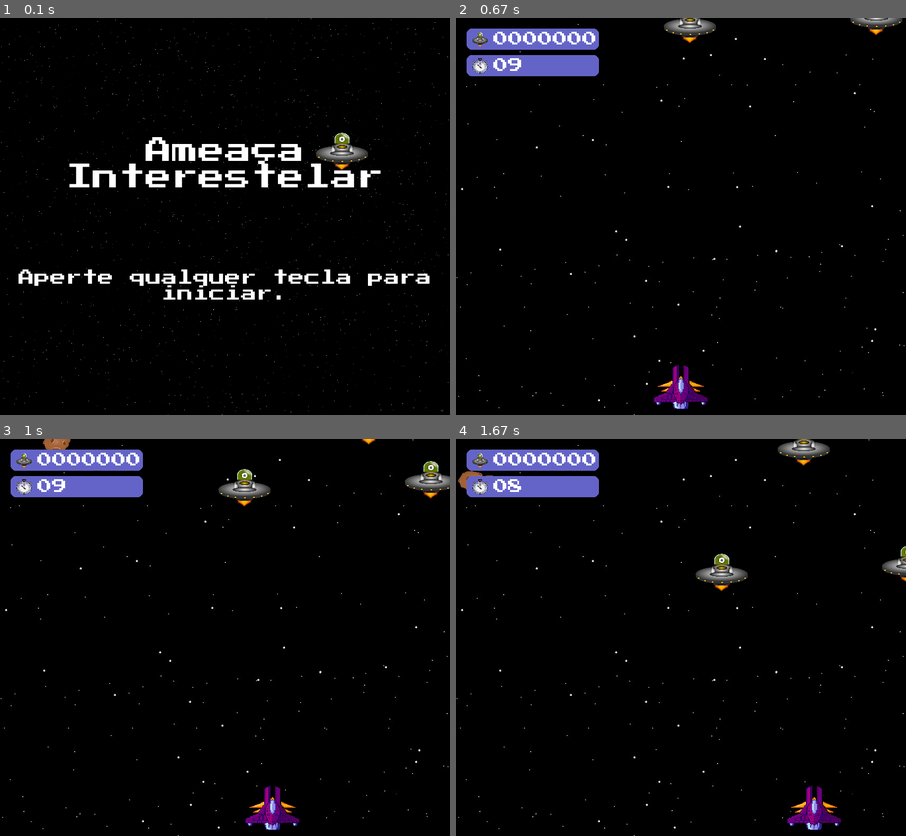
Above: before the commit, frames 1-4 (two rows, left to right).
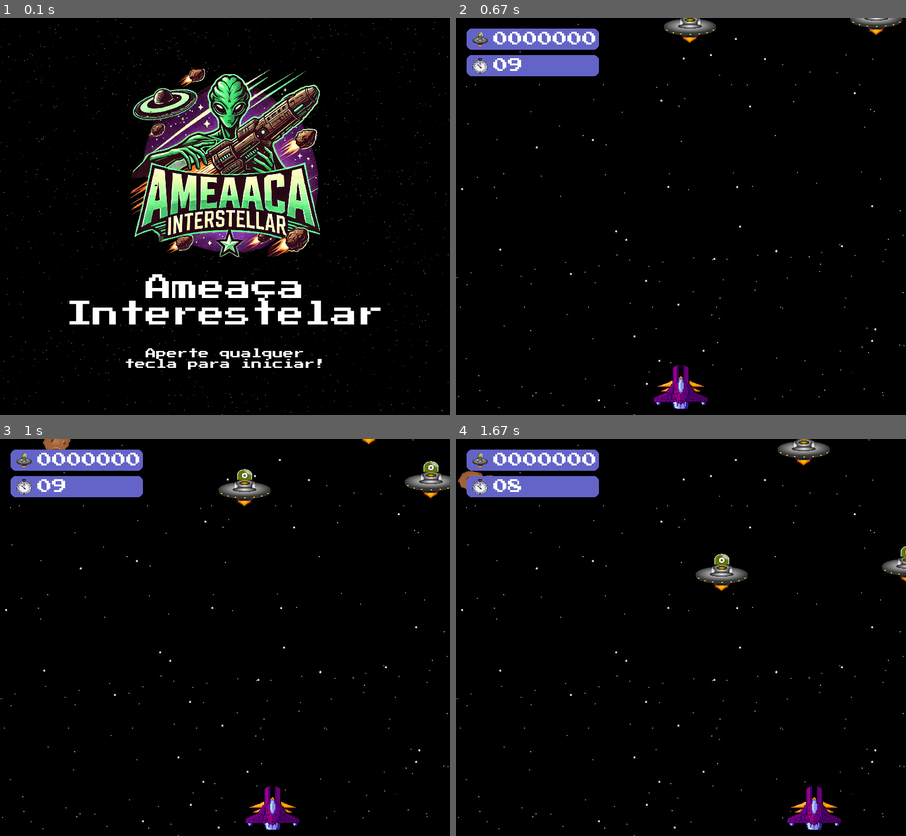
Above: after the commit, the same moments.

Repository: MicaeleGomes/Pygame
Game: pygame game, started from teste.py
Same seed, same stepped clock (60 frames per second), same inputs: the game is played once before the commit and once after it.
Inputs:
- Up to frame 1 (0.1 s): no input
- Up to frame 2 (0.67 s): tap Enter at 0.33 s
- Up to frame 3 (1 s): hold Right from 0.67 s (still down)
- Up to frame 4 (1.67 s): release Right at 1.13 s; hold Right 1.17-1.63 s

The runs differ from the first frame. In frame 1, 21% of the frame differs, in the area x 4-96%, y 12-89%; in frame 2, nothing differs; in frame 3, nothing differs; in frame 4, nothing differs.

Commit message:
Adicionando a logo principal do jogo + Ajustando posição dos textos na tela inicial.

Diff:
--- a/assets.py
+++ b/assets.py
@@ -14,9 +14,10 @@
 DESTROY_SOUND = 'destroy_sound'
 COLISAO_SOUND = 'colisao_sound'
 PEW_SOUND = 'pew_sound'
-
 TIMER_ICON_IMG = 'timer_icon'
 ALIEN_ICON_IMG = 'alien_icon'
+LOGO_PRINCIPAL = 'logo_principal'
+
 
 
 def load_assets():
@@ -31,6 +32,7 @@
     assets[BULLET_IMG] = pygame.image.load(os.path.join(IMG_DIR, 'laser.png')).convert_alpha()
     assets[METEOR_IMG] = pygame.image.load(os.path.join(IMG_DIR, 'astroid.png')).convert_alpha()
     assets[METEOR_IMG] = pygame.transform.scale(assets[METEOR_IMG], (largura_meteoro, altura_meteoro))
+    assets[LOGO_PRINCIPAL] = pygame.image.load(os.path.join(IMG_DIR, 'logo_principal.PNG')).convert_alpha()
 
     # Ícones do temporizador e do alien para o placar
     assets[TIMER_ICON_IMG] = pygame.image.load(os.path.join(IMG_DIR, 'timer_pygame.png')).convert_alpha()
--- a/init_screen.py
+++ b/init_screen.py
@@ -1,11 +1,10 @@
 import pygame
-import random
 from os import path
 import os
-import textwrap  # Para quebrar a linha do texto
+import textwrap
 
 from config import IMG_DIR, BLACK, FPS, GAME, QUIT, WIDTH, HEIGHT
-from assets import load_assets  # Importando a função load_assets
+from assets import load_assets
 from config import ALIEN_WIDTH, ALIEN_HEIGHT, largura_meteoro, altura_meteoro, SHIP_WIDTH, SHIP_HEIGHT, IMG_DIR, SND_DIR, FNT_DIR
 
 
@@ -15,43 +14,51 @@
     cor_fonte = 255, 255, 255
 
     # Carrega os assets
-    assets = load_assets()  # Carrega os recursos do jogo
+    assets = load_assets()
 
-    # Acessa a imagem de fundo carregada a partir dos assets
+    # Acessa a imagem de fundo
     background = assets['background']
     background = pygame.transform.scale(background, (WIDTH, HEIGHT))  # Ajusta o fundo ao tamanho da tela
     background_rect = background.get_rect()
 
     font_path = os.path.join('assets', 'font', 'PressStart2P-Regular.ttf')
-    font = pygame.font.Font(font_path, 30)  # Fonte para a mensagem
+    font = pygame.font.Font(font_path, 20)  # Fonte para a mensagem
     font_butbigger = pygame.font.Font(font_path, 50)  # Fonte para o título
 
     titulo = "Ameaça Interestelar"
-    texto_inicial = "Aperte qualquer tecla para iniciar."
+    texto_inicial = "Aperte qualquer tecla para iniciar!"
 
-    # Carregar a imagem que ficará ao lado de "Ameaça"
-    img_alien = assets['alien_img'] = pygame.image.load(os.path.join(IMG_DIR, 'alien.png')).convert_alpha()
-    img_alien = assets['alien_img'] = pygame.transform.scale(assets['alien_img'], (ALIEN_WIDTH, ALIEN_HEIGHT))
+    # Carrega a logo principal e redimensiona
+    logo_principal = assets['logo_principal']
+    logo_width, logo_height = logo_principal.get_size()
+    scale_factor = 0.35
 
-    # Quebra o título "Ameaça Interestelar" em duas palavras com textwrap
+    # Redimensiona o logo com o fator de escala
+    new_width = int(logo_width * scale_factor)
+    new_height = int(logo_height * scale_factor)
+    logo_principal = pygame.transform.scale(logo_principal, (new_width, new_height))
+
+    # Calcula a altura total dos elementos para centralização
+    logo_rect = logo_principal.get_rect()
+    titulo_height = font_butbigger.get_height() * 2
+    mensagem_height = font.get_height() * len(textwrap.wrap(texto_inicial, width=30))
+    altura_total = new_height + titulo_height + mensagem_height + 60
+
+    # Centraliza os elementos verticalmente
+    y_inicial = (HEIGHT - altura_total) // 2
+    logo_rect.centerx = WIDTH // 2
+    logo_rect.top = y_inicial
+
+    # Posiciona o título logo abaixo do logo
+    y_titulo = logo_rect.bottom + 30
+
+    # Posiciona a mensagem abaixo do título
+    y_mensagem = y_titulo + titulo_height + 40
+
+    # Quebra o título "Ameaça Interestelar" em duas palavras
     titulo_linhas = ["Ameaça", "Interestelar"]
 
-    # Quebra o texto automaticamente em várias linhas com base na largura da tela
-    linhas = textwrap.wrap(texto_inicial, width=30)  # 30 é o número máximo de caracteres por linha
-
-    # Calculando a altura total do texto da mensagem de teclas
-    altura_total_linhas = len(linhas) * font.get_height()
-    altura_titulo = sum([font_butbigger.get_height() for _ in titulo_linhas])  # Altura do título dividido em duas linhas
-
-    # Calculando a posição vertical inicial para centralizar o título um pouco acima do meio
-    y_titulo = (HEIGHT // 2) - altura_titulo - 50
-
-    # Calculando a posição inicial para a mensagem de teclas
-    y_inicial = (HEIGHT + altura_titulo) // 2 + 50
-
-    # Inicializando a posição Y para a primeira linha do texto da mensagem
-    y_atual = y_inicial
-
+    # Dentro do loop principal
     running = True
     while running:
         # Ajusta a velocidade do jogo
@@ -59,7 +66,6 @@
 
         # Processa os eventos (mouse, teclado, botão, etc)
         for event in pygame.event.get():
-            # Verifica se foi fechado
             if event.type == pygame.QUIT:
                 state = QUIT
                 running = False
@@ -68,33 +74,28 @@
                 state = GAME
                 running = False
 
-        # A cada loop, redesenha o fundo e os sprites
+        # Redesenha o fundo e os elementos
         screen.fill(BLACK)
         screen.blit(background, background_rect)
 
-        # Desenha a imagem ao lado da palavra "Ameaça"
-        x_imagem_ameaca = (WIDTH // 2) - (font_butbigger.size("Ameaça")[0] // 2) + font_butbigger.size("Ameaça")[0] + 20  # 20px à direita de "Ameaça"
-        y_imagem_ameaca = y_titulo - 12  # Move a imagem 12px para cima
+        # Desenha a logo principal
+        screen.blit(logo_principal, logo_rect.topleft)
 
-        # Desenha a imagem na tela
-        screen.blit(img_alien, (x_imagem_ameaca, y_imagem_ameaca))
-
-        # Desenha o título em duas linhas (
+        # Desenha o título em duas linhas
         y_atual_titulo = y_titulo
         for linha in titulo_linhas:
             titulo_renderizado = font_butbigger.render(linha, True, cor_fonte)
             texto_pos_x = (WIDTH - titulo_renderizado.get_width()) // 2
             screen.blit(titulo_renderizado, (texto_pos_x, y_atual_titulo))
-            y_atual_titulo += font_butbigger.get_height()  # Move para a próxima linha do título
+            y_atual_titulo += font_butbigger.get_height()
 
         # Desenha cada linha da mensagem de teclas com a fonte menor
-        y_atual = y_inicial  # Reseta a posição Y para o início a cada frame
-        for linha in linhas:
+        y_atual = y_mensagem
+        for linha in textwrap.wrap(texto_inicial, width=20):
             texto_renderizado = font.render(linha, True, cor_fonte)
-            # Centraliza cada linha horizontalmente
             texto_pos_x = (WIDTH - texto_renderizado.get_width()) // 2
             screen.blit(texto_renderizado, (texto_pos_x, y_atual))
-            y_atual += font.get_height()  # Move para a próxima linha
+            y_atual += font.get_height()
 
         # Depois de desenhar tudo, inverte o display
         pygame.display.flip()
Binary file added: assets/img/logo_principal.PNG
